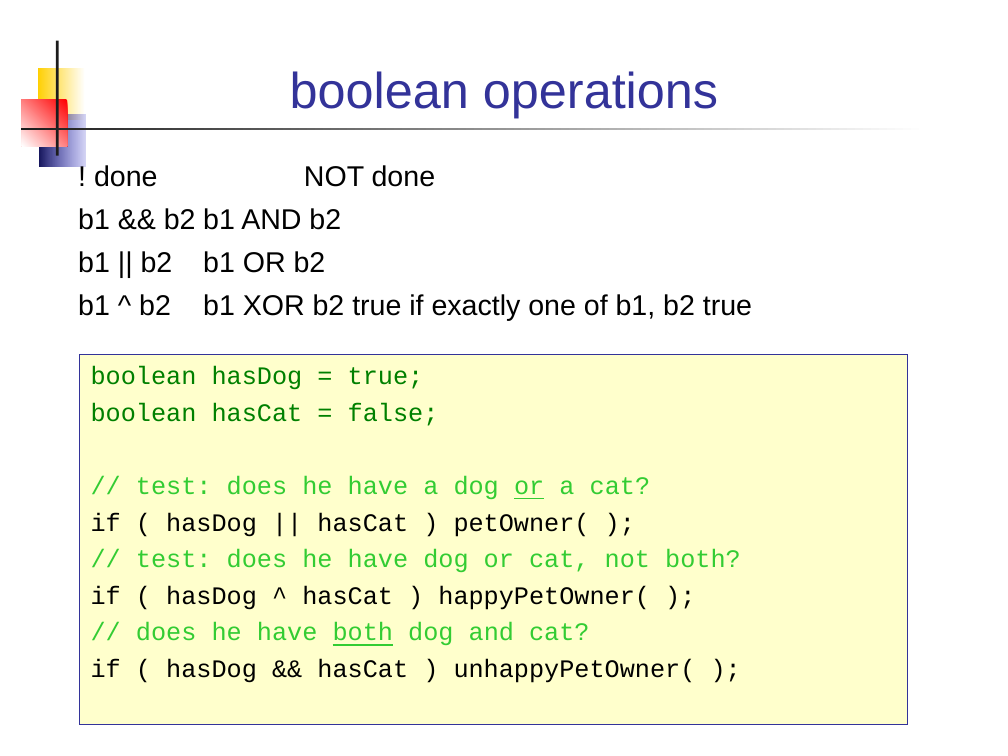
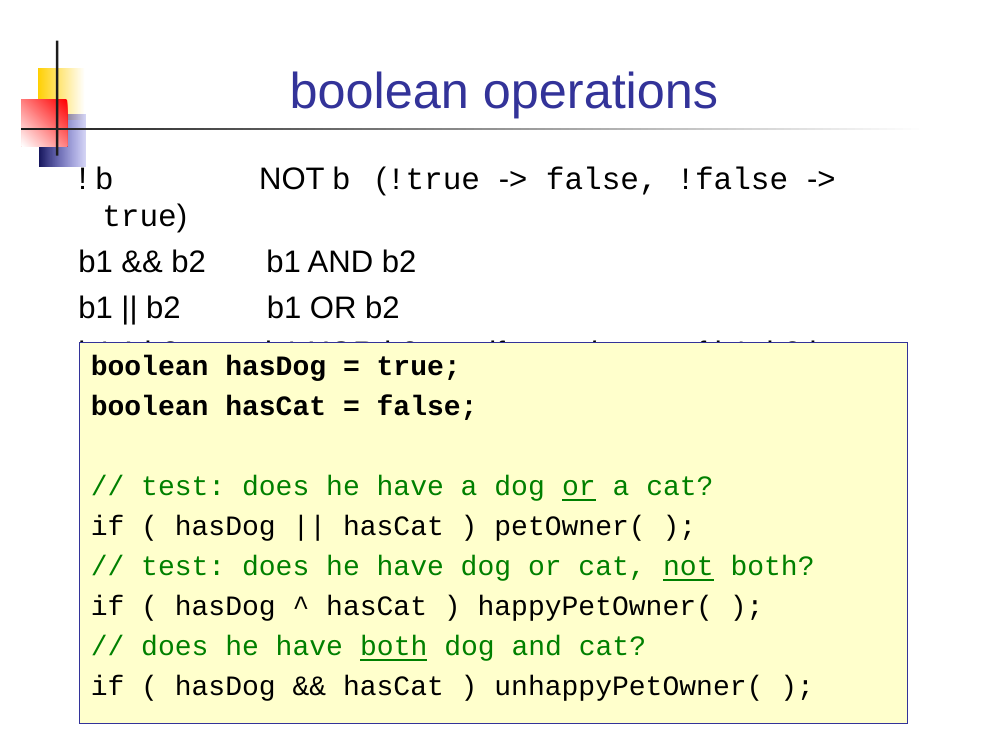
Before and after one commit to cpske/programming1, a slide deck: slide 21 of week2/3-Primitive-Datatypes.ppt (slide 19 before the commit). Drawn at 1008x756 pixels with LibreOffice and Linux fonts; fonts in the diff are those of the drawing. Boxes give left, top, right and bottom in pixels: in the first picture for what was removed or moved away, otherwise in the second. Text is boxed around its words. In the diff, an @@ line names an element or a change of style, - is before the commit and + after.

```diff
--- a/week2/3-Primitive-Datatypes.ppt
+++ b/week2/3-Primitive-Datatypes.ppt
@@ text at <box>96,166,788,233</box>: text changed; size 20.4 to 22.2 pt; font Arial to Courier New @@
-! done NOT done
+! b NOT b (!true -> false, !false -> true)
@@ text at <box>78,249,417,319</box>: size 20.4 to 22.2 pt in "b1 && b2 b1 AND b2", "b1 || b2 b1 OR b2" @@
@@ text at <box>78,339,894,370</box>: text changed; size 20.4 to 22.2 pt @@
-b1 ^ b2 b1 XOR b2 true if exactly one of b1, b2 true
+b1 ^ b2 b1 XOR b2 true if exactly one of b1, b2 is true
@@ rectangle "boolean hasDog = true;": place and size @@
-rectangle "boolean hasDog = true;" at <box>80,355,907,726</box>
+rectangle "boolean hasDog = true;" at <box>80,343,907,724</box>
@@ rectangle "boolean hasDog = true;" at <box>80,343,907,724</box>: size 18 to 20 pt; text colour #008000 to #000000, bold on in "boolean hasDog = true;", "boolean hasCat = false;"; text colour #33CC33 to #008000 in "// test: does he have a dog ...", "// test: does he have dog or ...", "// does he have both dog and ..."; underline on in "not" @@
```
Also in this commit, not shown: 7 other slides changed, 2 slides added, 3 other files.
